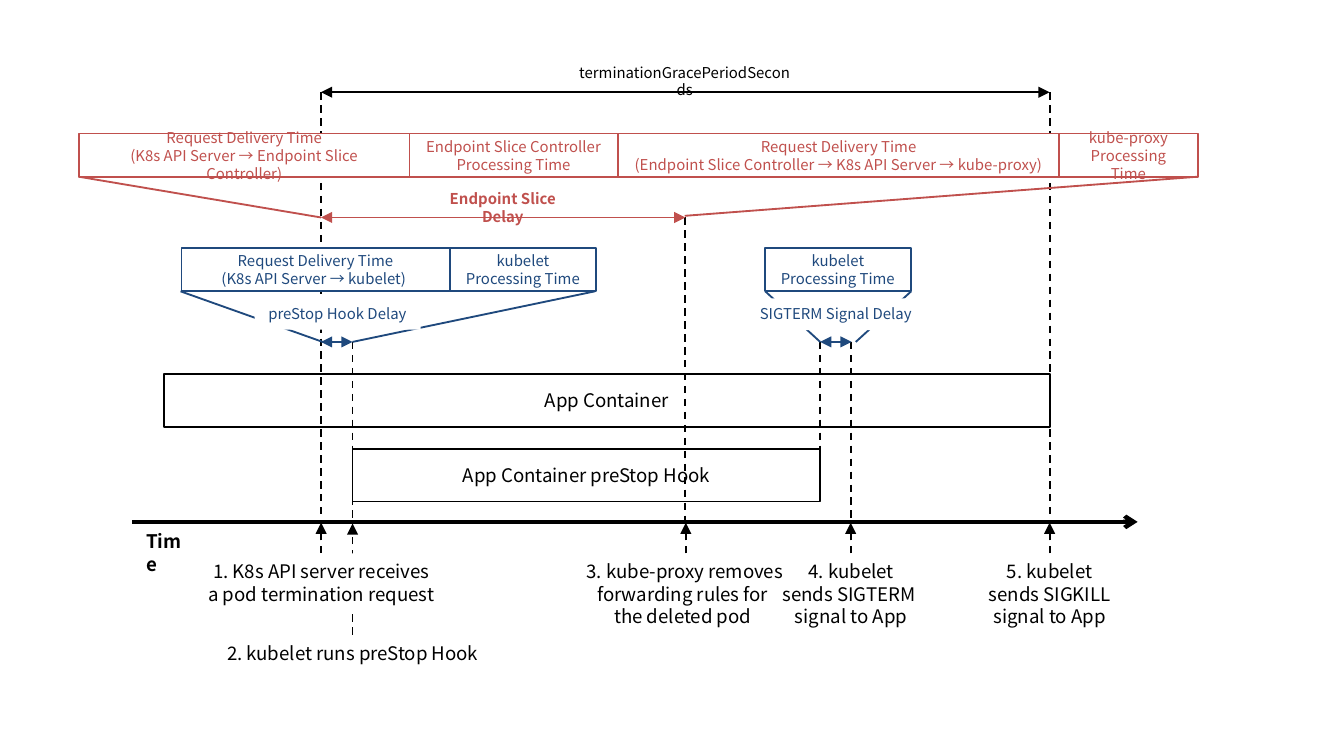
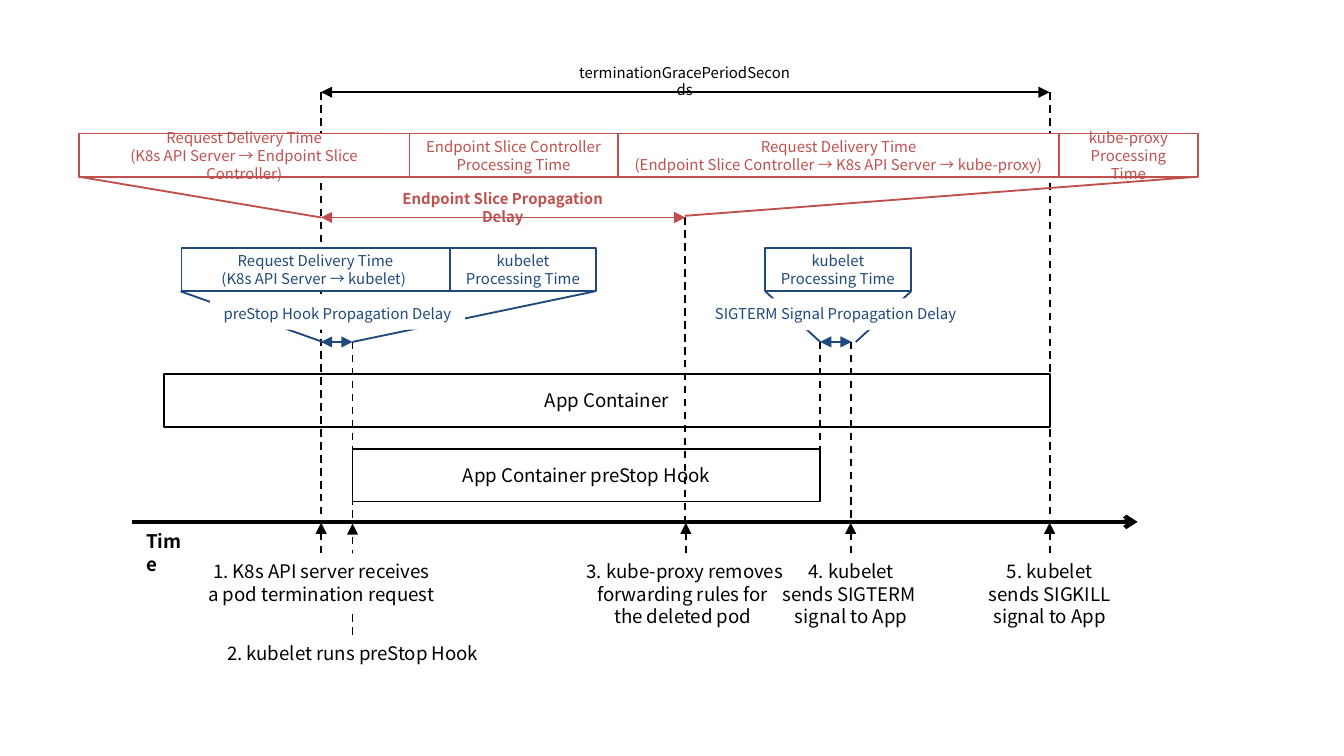
Before and after one commit to ssup2/blog-software, a slide deck: slide 1 of content/docs/theory-analysis/kubernetes-pod-termination/images/images.pptx. Drawn at 1344x756 pixels with LibreOffice and Linux fonts; fonts in the diff are those of the drawing. Boxes give left, top, right and bottom in pixels: in the first picture for what was removed or moved away, otherwise in the second. Text is boxed around its words. In the diff, an @@ line names an element or a change of style, - is before the commit and + after.

```diff
--- a/content/docs/theory-analysis/kubernetes-pod-termination/images/images.pptx
+++ b/content/docs/theory-analysis/kubernetes-pod-termination/images/images.pptx
@@ text at <box>402,192,603,226</box>: text changed @@
-Endpoint Slice Delay
+Endpoint Slice Propagation Delay
@@ text at <box>224,307,451,323</box>: text changed @@
-preStop Hook Delay
+preStop Hook Propagation Delay
@@ text at <box>715,307,956,323</box>: text changed @@
-SIGTERM Signal Delay
+SIGTERM Signal Propagation Delay
```
Also in this commit, not shown: 1 other slide changed, 2 other files.
